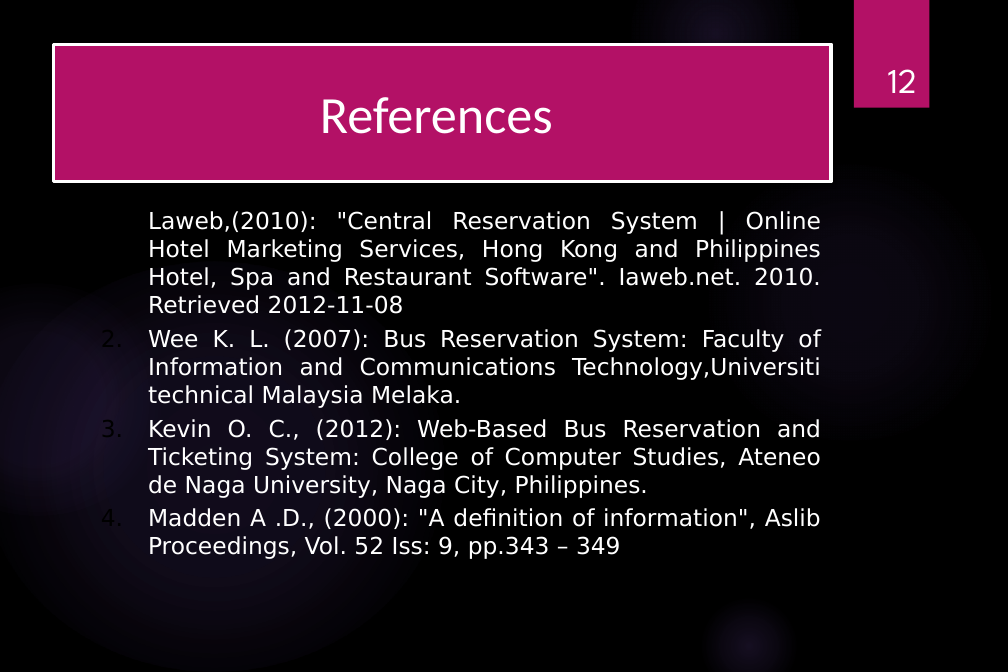
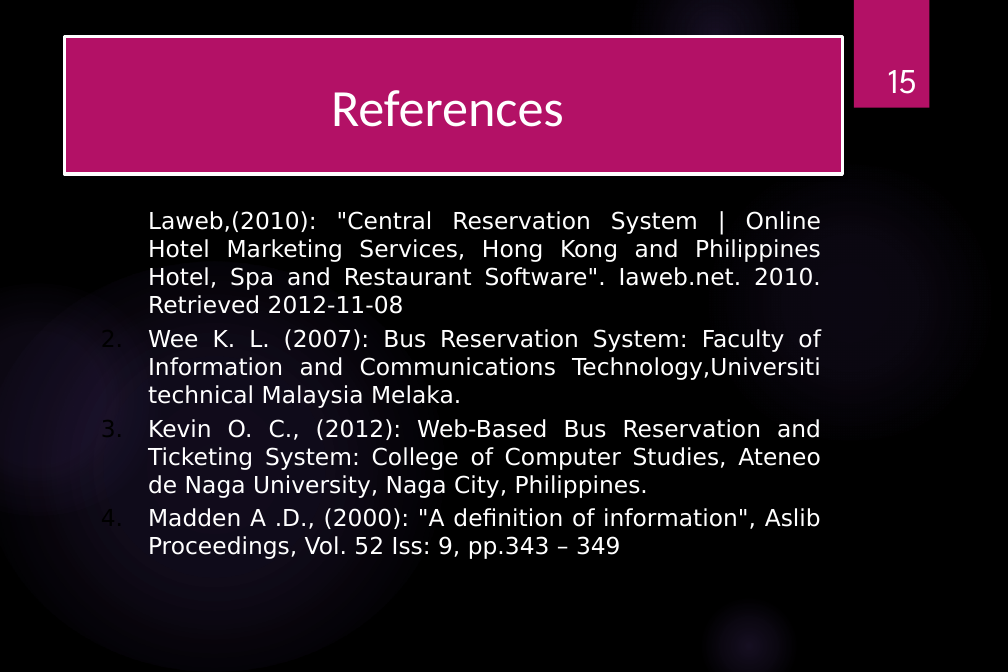
Before and after one commit to shankarkarande/Bus-Administration-System, a slide deck: slide 15 of DSA Mini Project PPT.pptx (slide 12 before the commit). Drawn at 1008x672 pixels with LibreOffice and Linux fonts; fonts in the diff are those of the drawing; background and template pictures are left out. Boxes give left, top, right and bottom in pixels: in the first picture for what was removed or moved away, otherwise in the second. Text is boxed around its words. In the diff, an @@ line names an element or a change of style, - is before the commit and + after.

```diff
--- a/DSA Mini Project PPT.pptx
+++ b/DSA Mini Project PPT.pptx
@@ title "References": place and size @@
-title "References" at <box>54,45,832,181</box>
+title "References" at <box>65,37,843,174</box>
@@ page number at <box>888,70,917,94</box>: text changed @@
-12
+15
```
Also in this commit, not shown: 6 other slides changed, 3 slides added.
